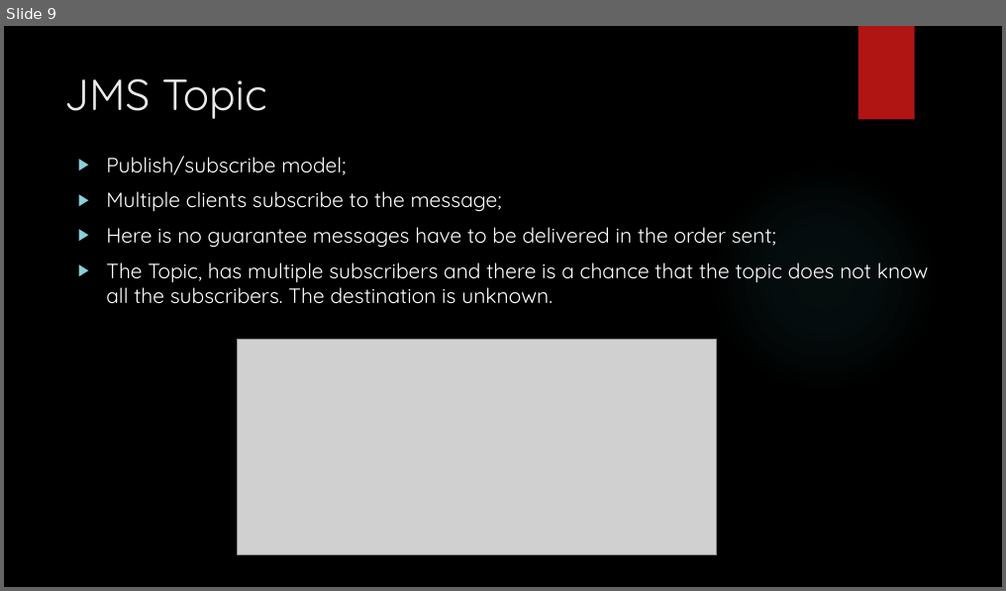
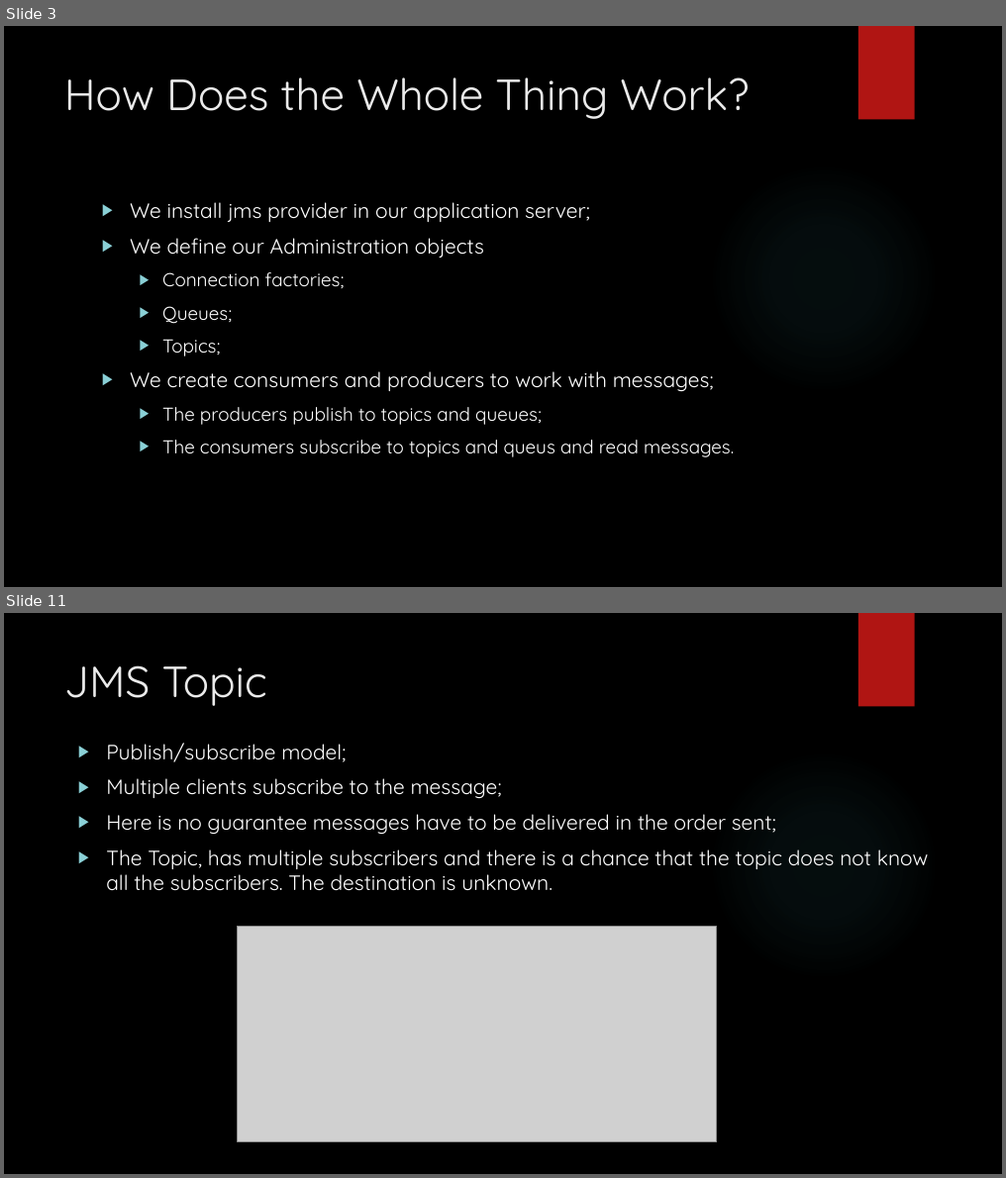
Before and after one commit to ivorusev/jms-tutorial-resources, a slide deck: jms-basics-day-one.pptx. Shown one above the other, each under a label of ours: slide 9 before the commit, slides 3 and 11 after it; the slides between them are not shown. The pictures are 1006x591 and 1006x1178 pixels, drawn with LibreOffice and Linux fonts; fonts in the diff are those of the drawing; grey boxes stand for pictures; background and template pictures are left out. Boxes give left, top, right and bottom in pixels: in the first picture for what was removed or moved away, otherwise in the second. Text is boxed around its words. In the diff, an @@ line names an element or a change of style, - is before the commit and + after.

```diff
--- a/jms-basics-day-one.pptx
+++ b/jms-basics-day-one.pptx
@@ slide 3 added at (x1=4, y1=26, x2=1002, y2=587), background picture (left out); not listed: 2 template elements that a slide beside it also shows @@
@@ title added at (x1=64, y1=77, x2=748, y2=119), 42 pt, text #EBEBEB @@
+How Does the Whole Thing Work?
@@ text added at (x1=130, y1=202, x2=734, y2=458), 18 pt, text #FFFFFF @@
+▶ We install jms provider in our application server;
+▶ We define our Administration objects
+  ▶ Connection factories;
+  ▶ Queues;
+  ▶ Topics;
+▶ We create consumers and producers to work with messages;
+  ▶ The producers publish to topics and queues;
+  ▶ The consumers subscribe to topics and queus and read messages.
@@ what was slide 9 is now slide 11 @@
```
Also in this commit, not shown: 12 slides changed, 6 other slides added, 1 slide removed, 2 other files.
